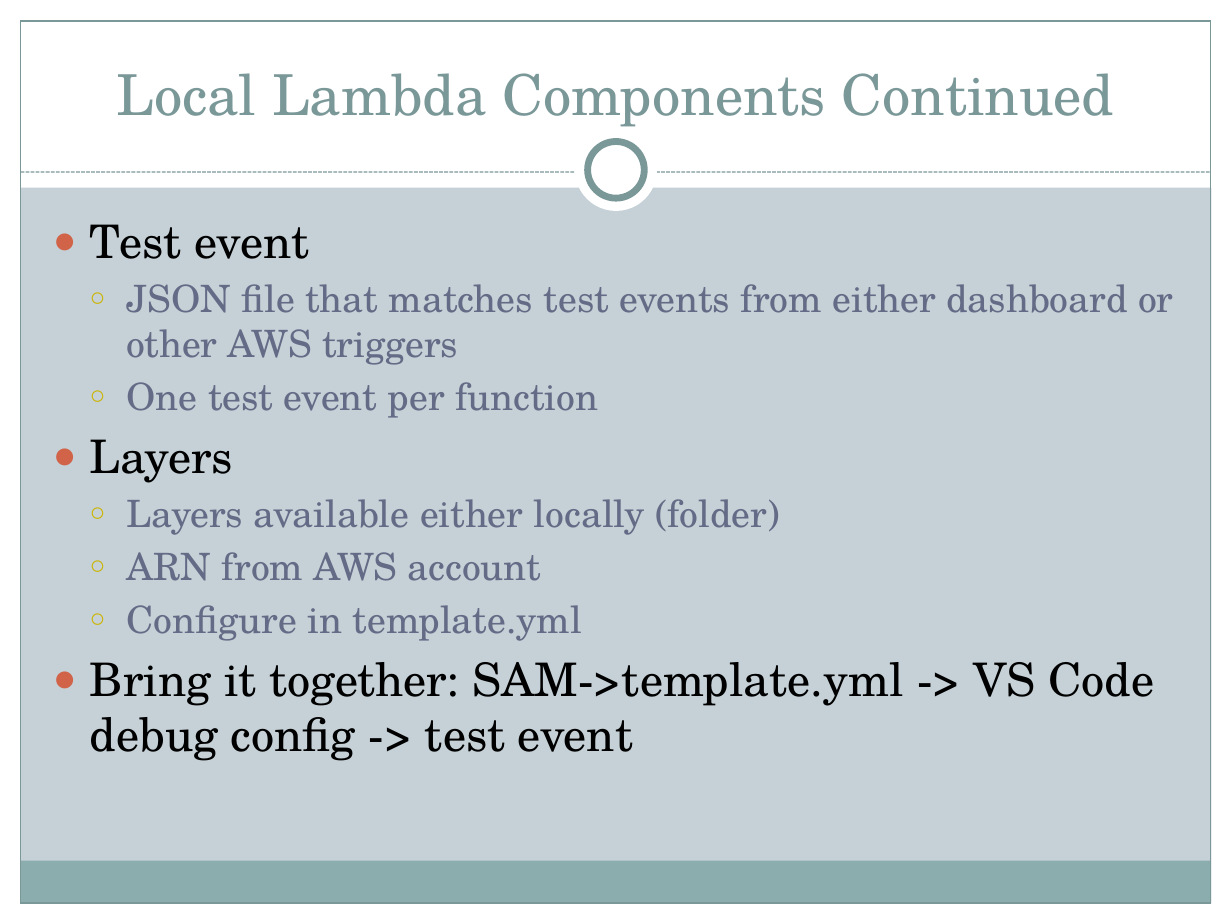
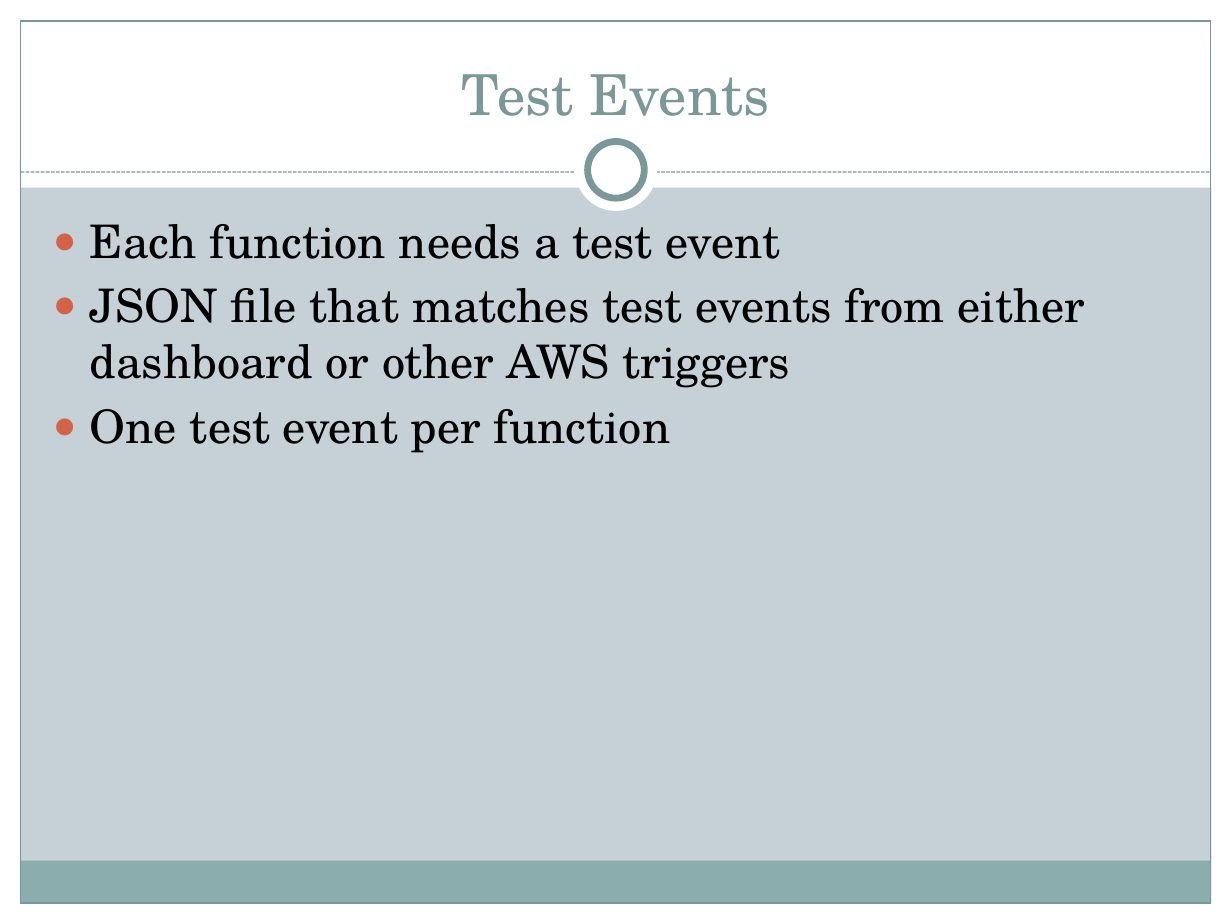
Before and after one commit to motobreath/lambda-lambda-lambda, a slide deck: slide 24 of lambda-lambda-lambda.pptx (slide 19 before the commit). Drawn at 1232x924 pixels with LibreOffice and Linux fonts; fonts in the diff are those of the drawing. Boxes give left, top, right and bottom in pixels: in the first picture for what was removed or moved away, otherwise in the second. Text is boxed around its words. In the diff, an @@ line names an element or a change of style, - is before the commit and + after.

Commit message:
latest lambda talk

```diff
--- a/lambda-lambda-lambda.pptx
+++ b/lambda-lambda-lambda.pptx
@@ title at (461, 74, 769, 116): text changed @@
-Local Lambda Components Continued
+Test Events
@@ text at (90, 224, 781, 259): text changed @@
-● Test event
+● Each function needs a test event
@@ text at (90, 288, 1085, 453): size 22 to 27 pt, text colour #646B86 to #000000 in "JSON file that matches test events from ...", "One test event per function"; bullet ○ to ●; list level 2 to 1 in "JSON file that matches test ..."; bullet colour #CCB400 to #D16349; list level 2 to 1 in "One test event per function" @@
@@ text at (90, 439, 1154, 761): paragraphs removed @@
-● Layers
-  ○ Layers available either locally (folder)
-  ○ ARN from AWS account
-  ○ Configure in template.yml
-● Bring it together: SAM->template.yml -> VS Code debug config -> test event
```
Also in this commit, not shown: 8 other slides changed, 6 slides added.
